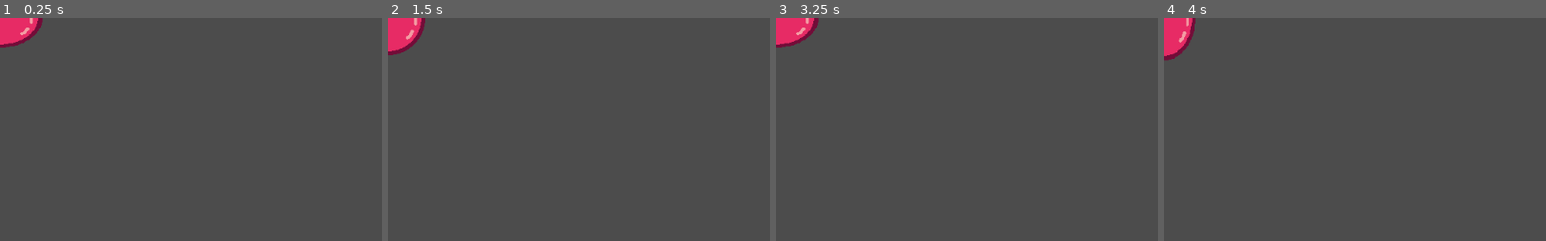
Above: before the commit, frames 1-4 (left to right).
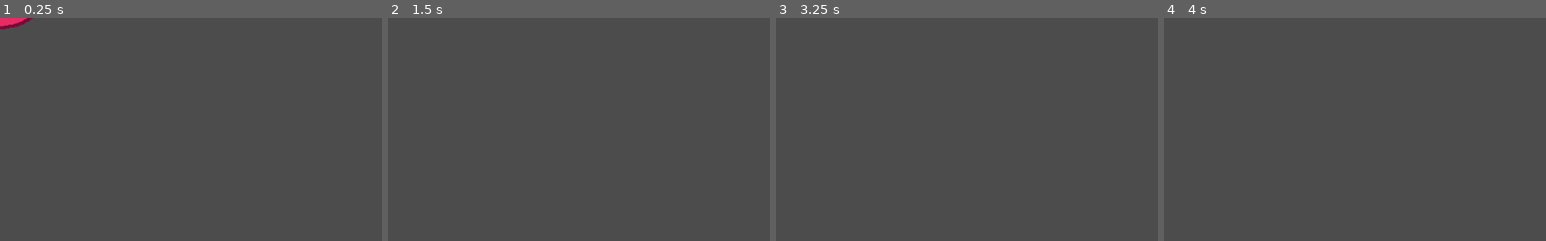
Above: after the commit, the same moments.

Repository: Zircon332/Sawblader
Game: Godot game, scene res://entities/slime/slime.tscn
Same seed, same stepped clock (60 frames per second), same inputs: the game is played once before the commit and once after it. The project has no main scene, so this scene is started directly.
Inputs:
- Up to frame 1 (0.25 s): no input
- Up to frame 2 (1.5 s): tap Enter at 1.25 s
- Up to frame 3 (3.25 s): no input
- Up to frame 4 (4 s): no input
The pictures show only the part of the screen within x 0-50%, y 0-50%; the shares and areas given below are measured in that part.

The runs differ from the first frame. In frame 1, 1.0% of the frame differs, in the area x 0-12%, y 0-14%; in frame 2, 1.3%, in the area x 0-10%, y 0-17%; in frame 3, 1.2%; in frame 4, 1.2%.

Commit message:
added slime spawner

Diff:
--- a/entities/slime/slime.gd
+++ b/entities/slime/slime.gd
@@ -1,16 +1,22 @@
 extends Area2D
 
 
-# Declare member variables here. Examples:
-# var a = 2
-# var b = "text"
+export(int) var speed := 100
+export(float) var spread := 30
+
+var direction := Vector2.UP
+var size := 3
 
 
-# Called when the node enters the scene tree for the first time.
-func _ready():
-	pass # Replace with function body.
+func _physics_process(delta) -> void:
+	position += delta * speed * direction
 
 
-# Called every frame. 'delta' is the elapsed time since the previous frame.
-#func _process(delta):
-#	pass
+func spawn() -> void:
+	var center_offset := 50
+	var target := Vector2(
+		rand_range(center_offset, get_viewport_rect().size.x - center_offset),
+		rand_range(center_offset, get_viewport_rect().size.y - center_offset)
+	)
+
+	direction = position.direction_to(target)
--- /dev/null
+++ b/spawner/spawner.gd
@@ -0,0 +1,29 @@
+extends Path2D
+
+
+const entityScene := preload("res://entities/slime/slime.tscn")
+
+onready var context := get_parent()
+
+onready var _rng := RandomNumberGenerator.new()
+onready var _spawn_point := $SpawnPoint
+
+
+func spawn_pack(pack_size:int = 4) -> void:
+	for _i in range(pack_size):
+		_spawn_point.unit_offset = _rng.randf()
+		spawn(_offset_position(_spawn_point.global_position))
+
+
+func spawn(pos: Vector2) -> void:
+	var entity := entityScene.instance()
+	entity.global_position = pos
+	context.add_child(entity)
+	entity.spawn()
+
+
+func _offset_position(pos: Vector2) -> Vector2:
+	var angle := _rng.randf_range(-PI, PI)
+	var direction := Vector2.RIGHT.rotated(angle)
+	var vector := direction * randf()
+	return pos + vector
--- /dev/null
+++ b/spawner/spawner.tscn
@@ -0,0 +1,18 @@
+[gd_scene load_steps=3 format=2]
+
+[ext_resource path="res://spawner/spawner.gd" type="Script" id=1]
+
+[sub_resource type="Curve2D" id=1]
+_data = {
+"points": PoolVector2Array( 0, 0, 0, 0, -161, -167, 0, 0, 0, 0, -150, 754, 0, 0, 0, 0, 1240, 743, 0, 0, 0, 0, 1242, -168, 0, 0, 0, 0, -161, -168, 0, 0, 0, 0, -161, -167 )
+}
+
+[node name="Spawner" type="Path2D"]
+position = Vector2( 75.918, 62.0369 )
+scale = Vector2( 0.831789, 0.85141 )
+curve = SubResource( 1 )
+script = ExtResource( 1 )
+
+[node name="SpawnPoint" type="PathFollow2D" parent="."]
+position = Vector2( -161, -167 )
+rotation = 1.55886
